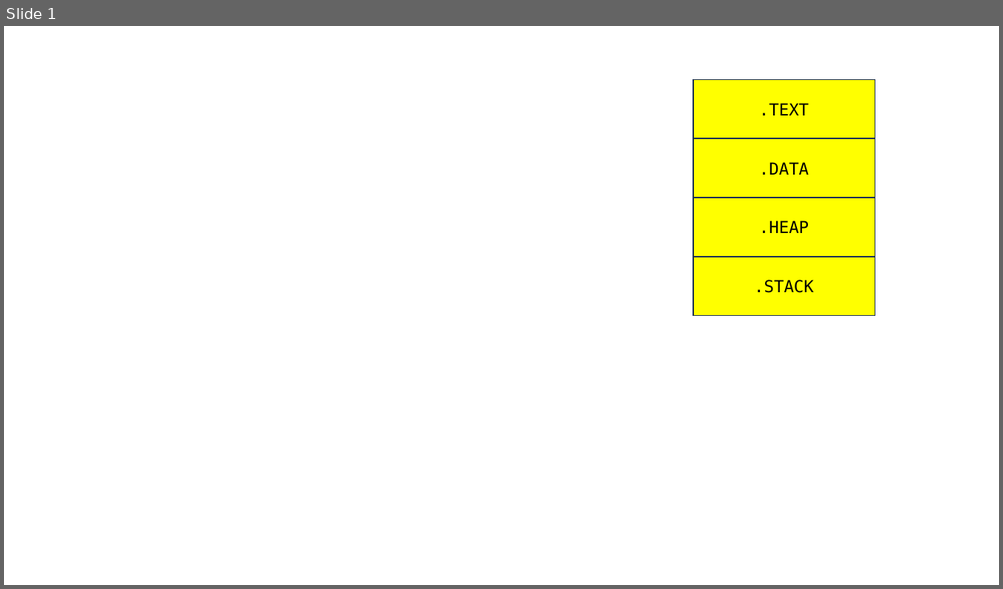
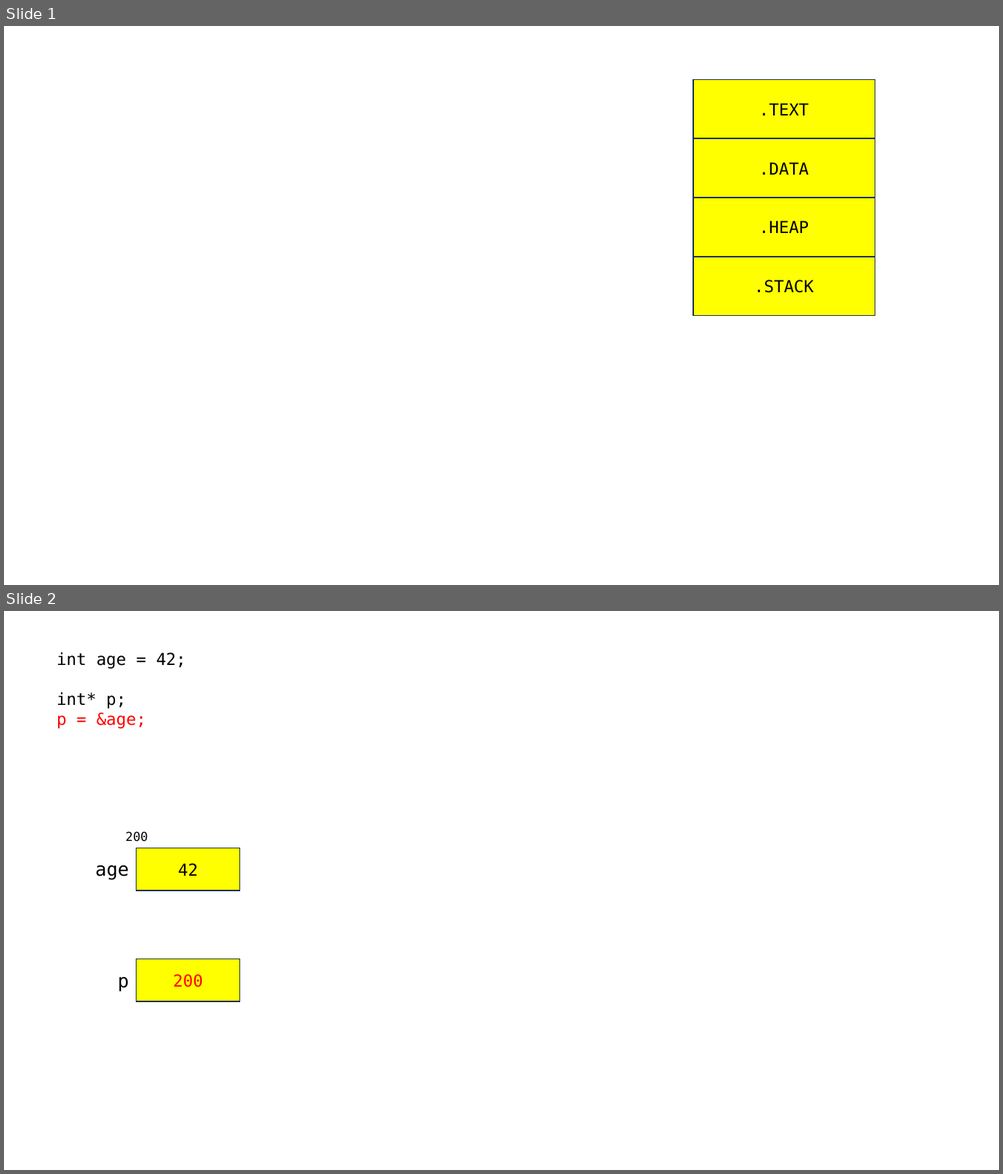
Before and after one commit to yoondev-classroom/c_231107, a slide deck: c_231107.pptx. Shown one above the other, each under a label of ours: slide 1 before the commit, slides 1 and 2 after it. The pictures are 1003x589 and 1003x1174 pixels, drawn with LibreOffice and Linux fonts; fonts in the diff are those of the drawing. Boxes give left, top, right and bottom in pixels: in the first picture for what was removed or moved away, otherwise in the second. Text is boxed around its words. In the diff, an @@ line names an element or a change of style, - is before the commit and + after.

```diff
--- a/c_231107.pptx
+++ b/c_231107.pptx
@@ slide 2 added at (4, 611, 999, 1170), background #FFFFFF @@
@@ text added at (57, 652, 186, 729), 16 pt, text #000000 @@
+int age = 42;
+int* p;
+p = &age;
@@ text added at (125, 832, 148, 842), 12 pt, text #000000 @@
+200
@@ rectangle added at (136, 849, 240, 891), fill #FFFF00, outline #1E3256 1 pt, 16 pt, text #000000 @@
+42
@@ text added at (95, 866, 129, 880), 18 pt, text #000000 @@
+age
@@ rectangle added at (136, 960, 240, 1002), fill #FFFF00, outline #1E3256 1 pt, 16 pt, text #FF0000 @@
+200
@@ text added at (118, 977, 129, 992), 18 pt, text #000000 @@
+p
```
Also in this commit, not shown: 8 other slides added, 2 other files.
